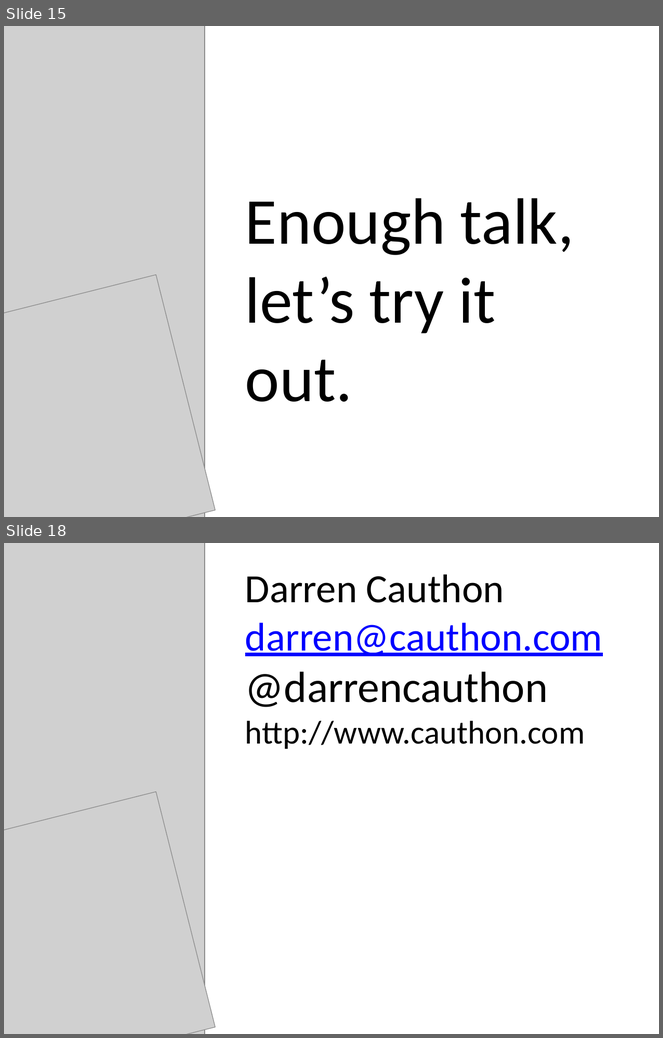
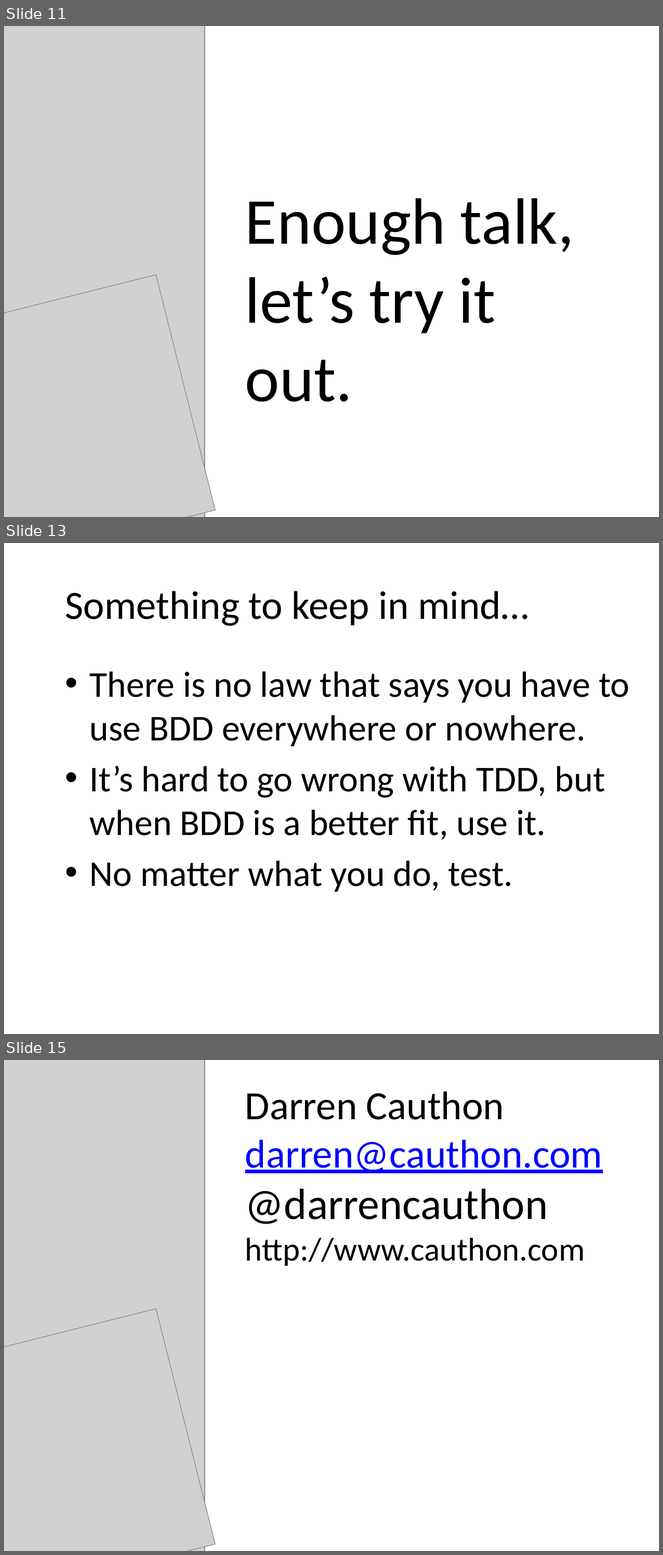
Before and after one commit to darrencauthon/SpecFlow-at-IowaCodeCamp, a slide deck: BDD and SpecFlow.pptx. Shown one above the other, each under a label of ours: slides 15 and 18 before the commit, slides 11, 13 and 15 after it; the slides between them are not shown. The pictures are 663x1038 and 663x1555 pixels, drawn with LibreOffice and Linux fonts; fonts in the diff are those of the drawing; grey boxes stand for pictures; background and template pictures are left out. Boxes give left, top, right and bottom in pixels: in the first picture for what was removed or moved away, otherwise in the second. Text is boxed around its words. In the diff, an @@ line names an element or a change of style, - is before the commit and + after.

```diff
--- a/BDD and SpecFlow.pptx
+++ b/BDD and SpecFlow.pptx
@@ slide 13 added at [4,543,659,1034], background picture (left out) @@
@@ title added at [65,591,529,626], 44 pt, text #000000 @@
+Something to keep in mind…
@@ text added at [90,671,630,892], 40 pt, text #000000 @@
+• There is no law that says you have to use BDD everywhere or nowhere.
+• It’s hard to go wrong with TDD, but when BDD is a better fit, use it.
+• No matter what you do, test.
@@ what was slide 15 is now slide 11 @@
@@ what was slide 18 is now slide 15 @@
```
Also in this commit, not shown: 7 slides changed, 1 other slide added, 5 slides removed.
